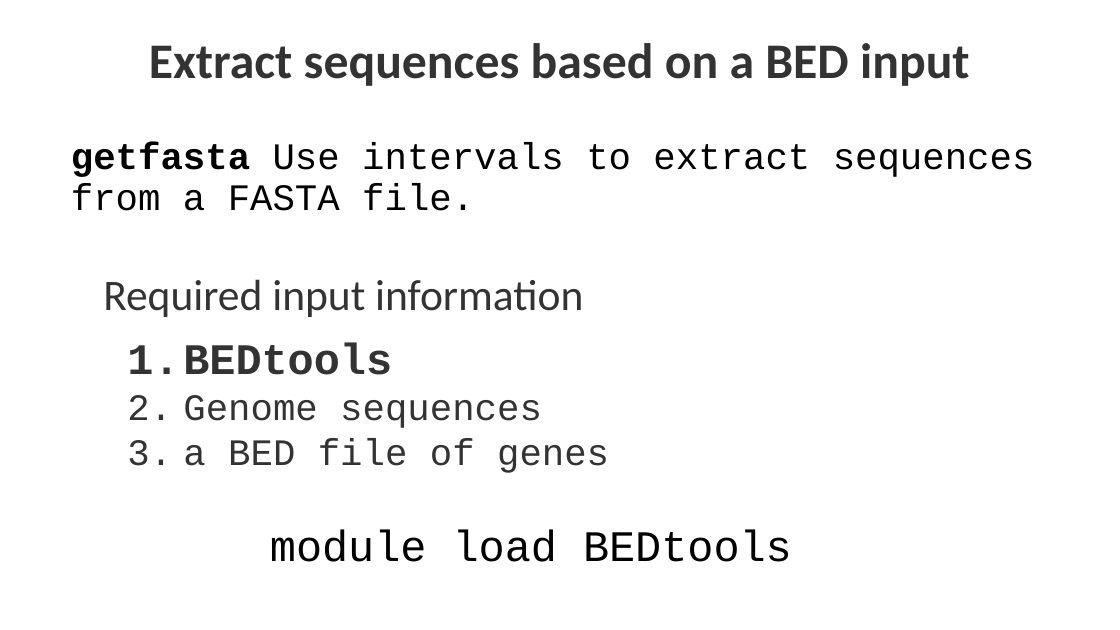
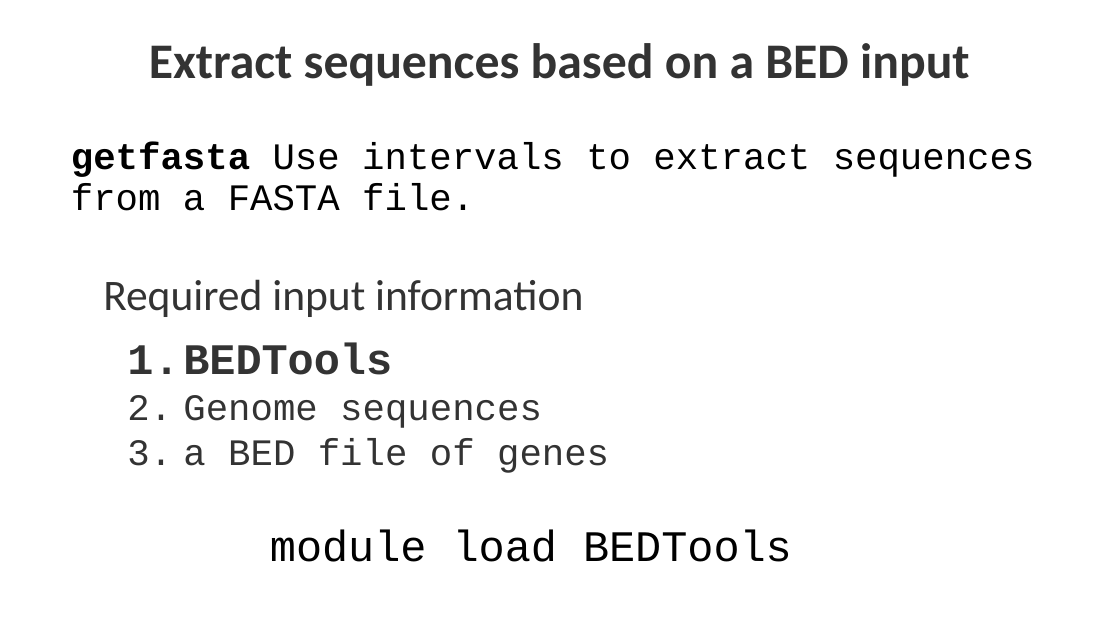
Before and after one commit to liu3zhenlab/teaching, a slide deck: slide 13 of PLPTH813Bioinformatis/2025/2_lab/lab06_trimBEDtools.pptx. Drawn at 1120x630 pixels with LibreOffice and Linux fonts; fonts in the diff are those of the drawing. Boxes give left, top, right and bottom in pixels: in the first picture for what was removed or moved away, otherwise in the second. Text is boxed around its words. In the diff, an @@ line names an element or a change of style, - is before the commit and + after.

```diff
--- a/PLPTH813Bioinformatis/2025/2_lab/lab06_trimBEDtools.pptx
+++ b/PLPTH813Bioinformatis/2025/2_lab/lab06_trimBEDtools.pptx
@@ text at [127,342,392,375]: text changed @@
-1. BEDtools
+1. BEDTools
@@ text at [270,529,792,562]: text changed @@
-module load BEDtools
+module load BEDTools
```
Also in this commit, not shown: 3 other slides changed, 1 other file.
